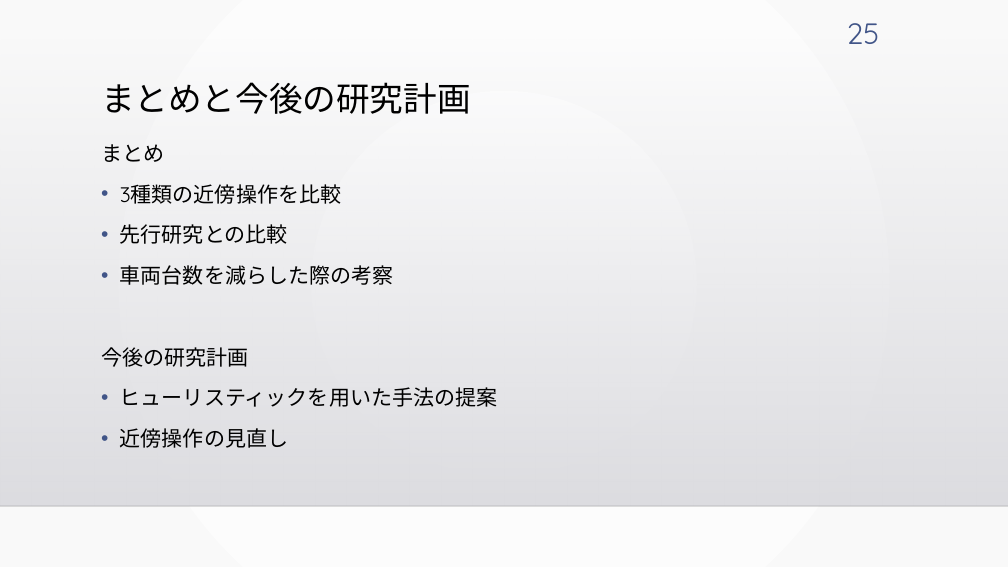
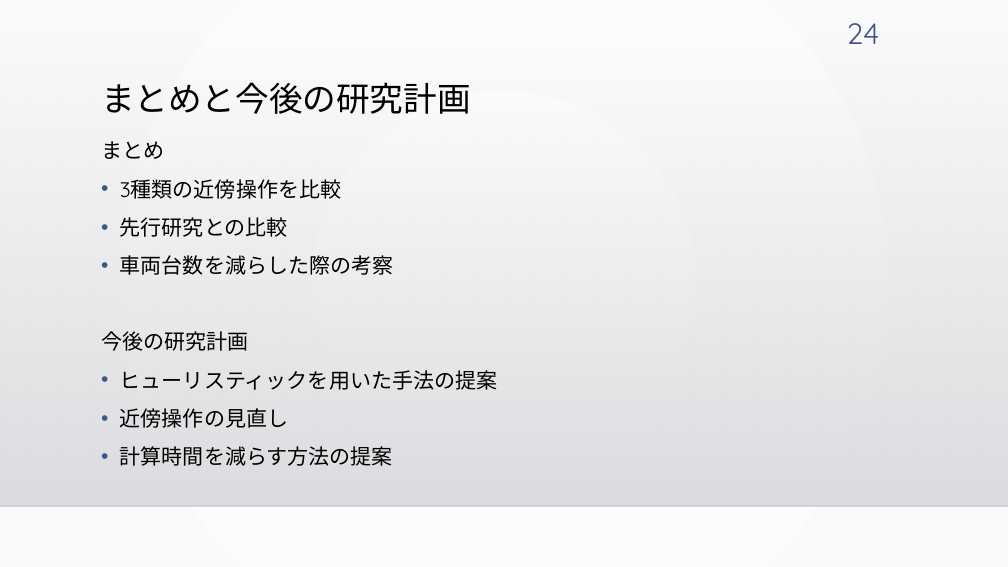
Before and after one commit to kotaro400/DARP, a slide deck: slide 24 of 卒論発表_10分用.pptx (slide 25 before the commit). Drawn at 1008x567 pixels with LibreOffice and Linux fonts; fonts in the diff are those of the drawing; background and template pictures are left out. Boxes give left, top, right and bottom in pixels: in the first picture for what was removed or moved away, otherwise in the second. Text is boxed around its words. In the diff, an @@ line names an element or a change of style, - is before the commit and + after.

Commit message:
パワポに改善回数とかを追加した

```diff
--- a/卒論発表_10分用.pptx
+++ b/卒論発表_10分用.pptx
@@ page number at <box>847,23,880,44</box>: text changed @@
-25
+24
@@ text at <box>101,141,497,428</box>: line spacing 1.2 to 1.1 @@
@@ text at <box>120,446,393,466</box>: paragraph added @@
+• 計算時間を減らす方法の提案
```
Also in this commit, not shown: 1 other slide changed, 1 slide removed.
